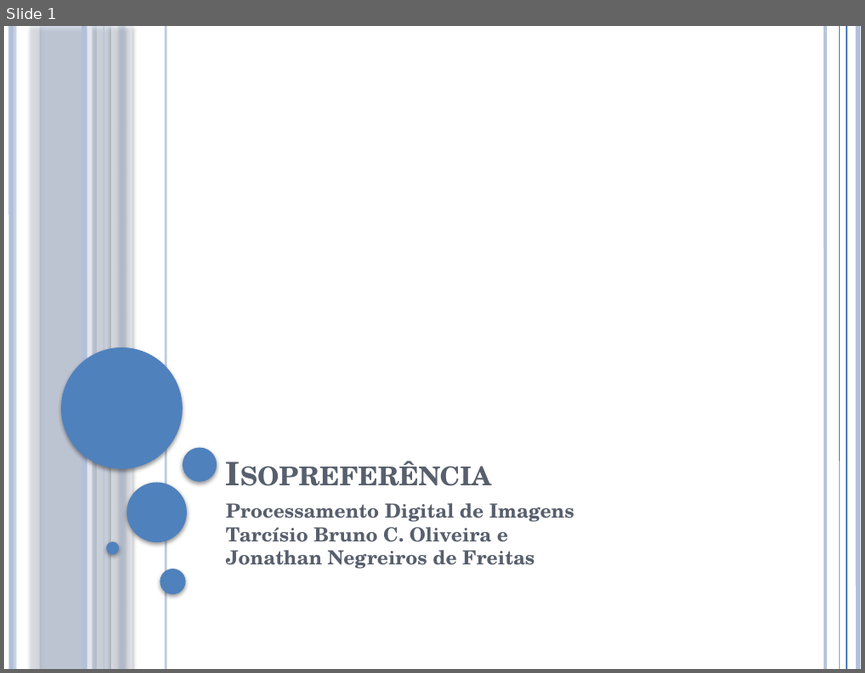
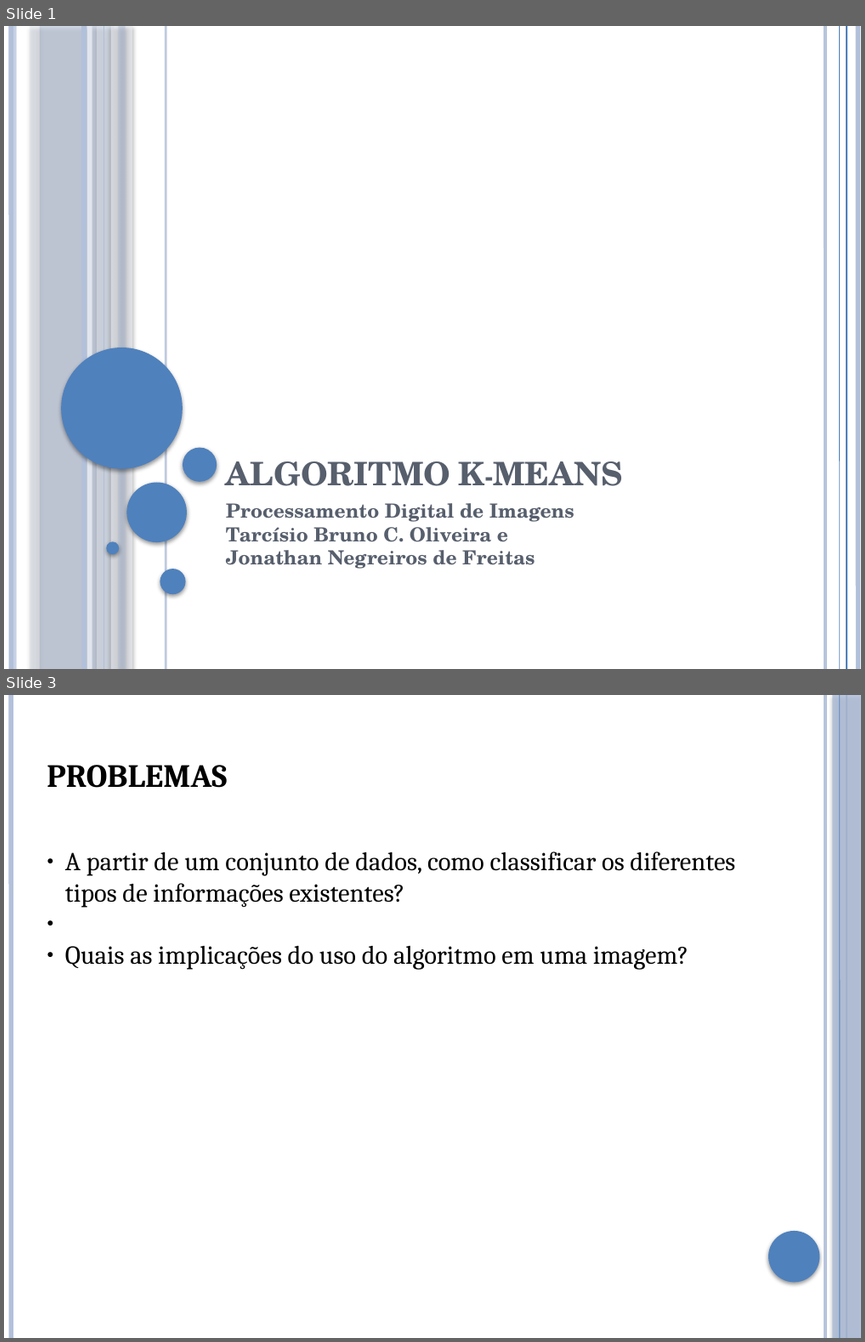
Before and after one commit to brunoliveira8/pdi, a slide deck: trabalho 4/apresentacao.pptx. Shown one above the other, each under a label of ours: slide 1 before the commit, slides 1 and 3 after it; the slides between them are not shown. The pictures are 865x673 and 865x1342 pixels, drawn with LibreOffice and Linux fonts; fonts in the diff are those of the drawing. Boxes give left, top, right and bottom in pixels: in the first picture for what was removed or moved away, otherwise in the second. Text is boxed around its words. In the diff, an @@ line names an element or a change of style, - is before the commit and + after.

```diff
--- a/trabalho 4/apresentacao.pptx
+++ b/trabalho 4/apresentacao.pptx
@@ slide 3 added at (4, 695, 861, 1338), background #FFFFFF; not listed: 3 template elements that a slide beside it also shows @@
@@ line added from (825, 695) to (826, 1338), #B3C1DB 3 pt @@
@@ rectangle added at (833, 695, 861, 1338), fill #B3C1DB at 87% opacity @@
@@ text added at (46, 765, 227, 788), 30 pt, text #000000, bold @@
+PROBLEMAS
@@ text added at (65, 851, 735, 970), 24 pt, text #000000 @@
+● A partir de um conjunto de dados, como classificar os diferentes tipos de informações existentes?
+● Quais as implicações do uso do algoritmo em uma imagem?
@@ ellipse added at (768, 1231, 820, 1282), fill #4F81BD @@
@@ slide 1 changed as well @@
@@ text at (226, 461, 623, 486): text changed @@
-Isopreferência
+ALGORITMO K-MEANS
```
Also in this commit, not shown: 10 other slides added, 1 slide removed.
